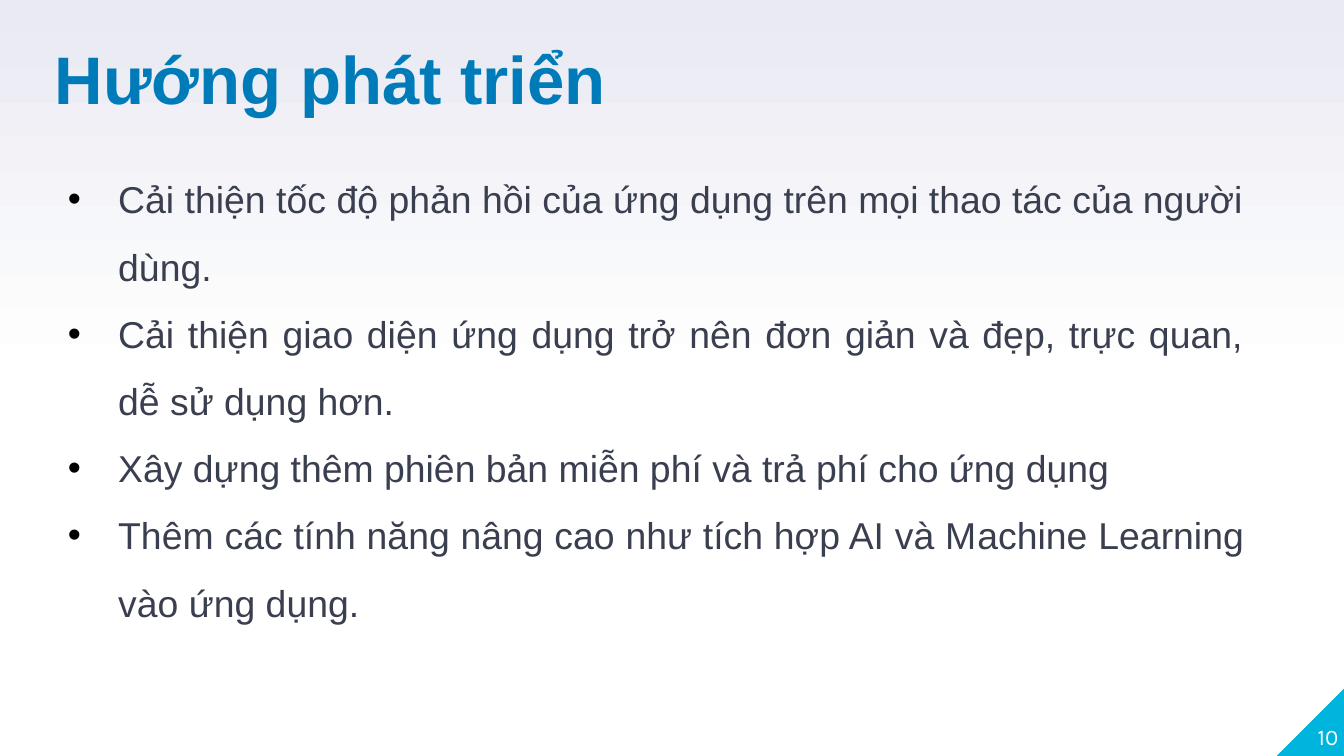
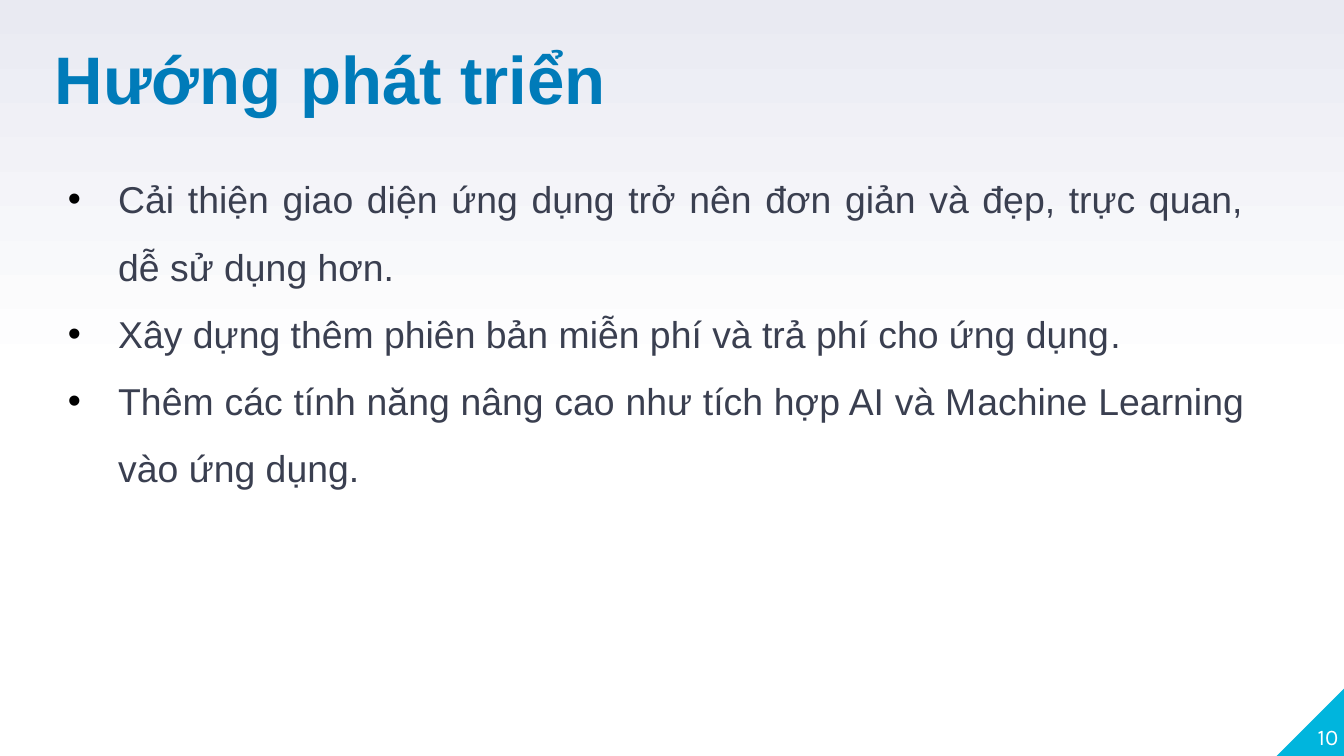
Before and after one commit to namcao502/MUSIC, a slide deck: slide 10 of Document/presentation.pptx. Drawn at 1344x756 pixels with LibreOffice and Linux fonts; fonts in the diff are those of the drawing. Boxes give left, top, right and bottom in pixels: in the first picture for what was removed or moved away, otherwise in the second. Text is boxed around its words. In the diff, an @@ line names an element or a change of style, - is before the commit and + after.

```diff
--- a/Document/presentation.pptx
+++ b/Document/presentation.pptx
@@ text at [118, 184, 1242, 288]: paragraph removed @@
-• Cải thiện tốc độ phản hồi của ứng dụng trên mọi thao tác của người dùng.
@@ text at [118, 318, 1121, 355]: text changed @@
-• Xây dựng thêm phiên bản miễn phí và trả phí cho ứng dụng
+• Xây dựng thêm phiên bản miễn phí và trả phí cho ứng dụng.
```
Also in this commit, not shown: 7 other files.
